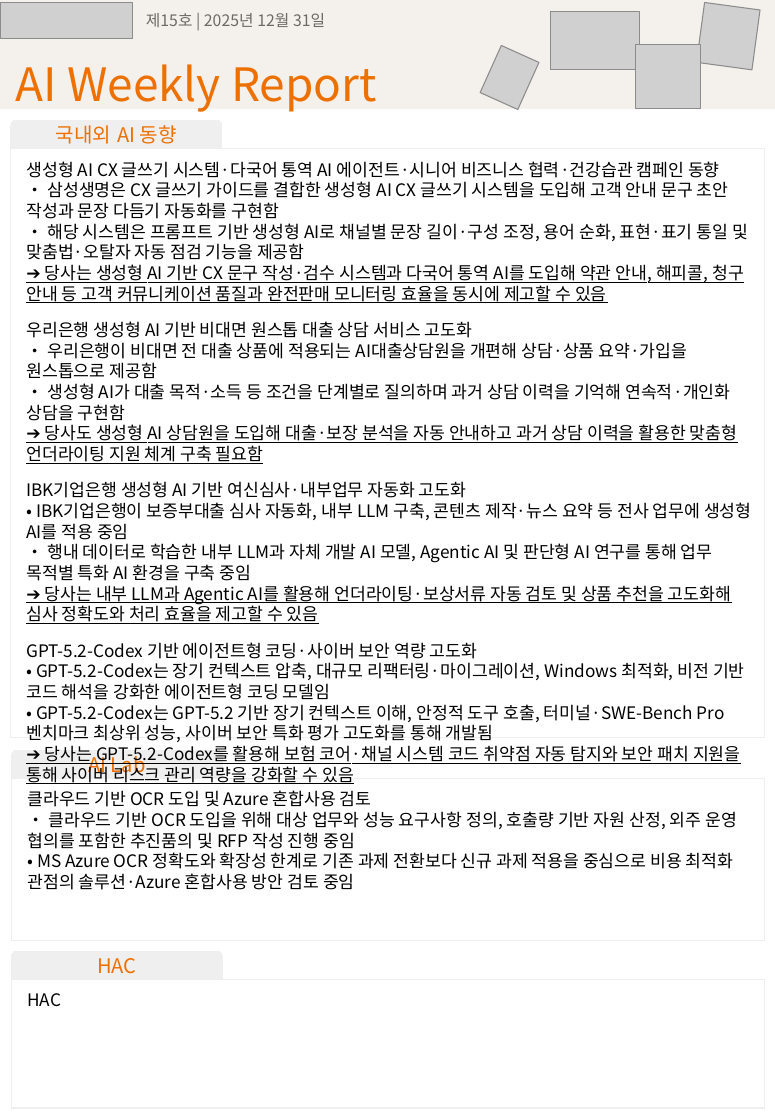
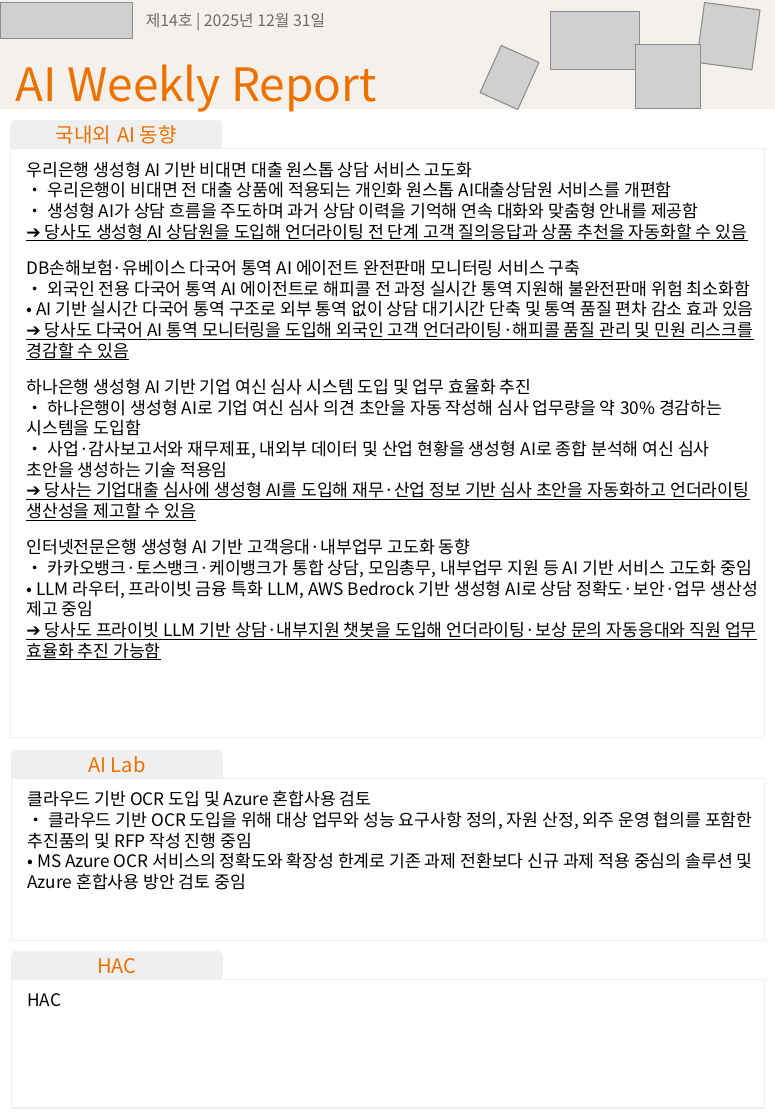
Before and after one commit to esthyj/ai-weekly-report, a slide deck: slide 1 of output.pptx. Drawn at 775x1120 pixels with LibreOffice and Linux fonts; fonts in the diff are those of the drawing; grey boxes stand for pictures. Boxes give left, top, right and bottom in pixels: in the first picture for what was removed or moved away, otherwise in the second. Text is boxed around its words. In the diff, an @@ line names an element or a change of style, - is before the commit and + after.

```diff
--- a/output.pptx
+++ b/output.pptx
@@ text at (146,13,325,27): text changed @@
-제15호 | 2025년 12월 31일
+제14호 | 2025년 12월 31일
@@ text at (26,161,757,660): text changed @@
-생성형 AI CX 글쓰기 시스템·다국어 통역 AI 에이전트·시니어 비즈니스 협력·건강습관 캠페인 동향
-• 삼성생명은 CX 글쓰기 가이드를 결합한 생성형 AI CX 글쓰기 시스템을 도입해 고객 안내 문구 초안 작성과 문장 다듬기 자동화를 구현함
-• 해당 시스템은 프롬프트 기반 생성형 AI로 채널별 문장 길이·구성 조정, 용어 순화, 표현·표기 통일 및 맞춤법·오탈자 자동 점검 기능을 제공함
-➔ 당사는 생성형 AI 기반 CX 문구 작성·검수 시스템과 다국어 통역 AI를 도입해 약관 안내, 해피콜, 청구 안내 등 고객 커뮤니케이션 품질과 완전판매 모니터링 효율을 동시에 제고할 수 있음
-우리은행 생성형 AI 기반 비대면 원스톱 대출 상담 서비스 고도화
-• 우리은행이 비대면 전 대출 상품에 적용되는 AI대출상담원을 개편해 상담·상품 요약·가입을 원스톱으로 제공함
-• 생성형 AI가 대출 목적·소득 등 조건을 단계별로 질의하며 과거 상담 이력을 기억해 연속적·개인화 상담을 구현함
-➔ 당사도 생성형 AI 상담원을 도입해 대출·보장 분석을 자동 안내하고 과거 상담 이력을 활용한 맞춤형 언더라이팅 지원 체계 구축 필요함
-IBK기업은행 생성형 AI 기반 여신심사·내부업무 자동화 고도화
-• IBK기업은행이 보증부대출 심사 자동화, 내부 LLM 구축, 콘텐츠 제작·뉴스 요약 등 전사 업무에 생성형 AI를 적용 중임
-• 행내 데이터로 학습한 내부 LLM과 자체 개발 AI 모델, Agentic AI 및 판단형 AI 연구를 통해 업무 목적별 특화 AI 환경을 구축 중임
-➔ 당사는 내부 LLM과 Agentic AI를 활용해 언더라이팅·보상서류 자동 검토 및 상품 추천을 고도화해 심사 정확도와 처리 효율을 제고할 수 있음
-GPT‑5.2-Codex 기반 에이전트형 코딩·사이버 보안 역량 고도화
-• GPT‑5.2-Codex는 장기 컨텍스트 압축, 대규모 리팩터링·마이그레이션, Windows 최적화, 비전 기반 코드 해석을 강화한 에이전트형 코딩 모델임
-• GPT‑5.2-Codex는 GPT‑5.2 기반 장기 컨텍스트 이해, 안정적 도구 호출, 터미널·SWE-Bench Pro 벤치마크 최상위 성능, 사이버 보안 특화 평가 고도화를 통해 개발됨
-➔ 당사는 GPT‑5.2-Codex를 활용해 보험 코어·채널 시스템 코드 취약점 자동 탐지와 보안 패치 지원을 통해 사이버 리스크 관리 역량을 강화할 수 있음
+우리은행 생성형 AI 기반 비대면 대출 원스톱 상담 서비스 고도화
+• 우리은행이 비대면 전 대출 상품에 적용되는 개인화 원스톱 AI대출상담원 서비스를 개편함
+• 생성형 AI가 상담 흐름을 주도하며 과거 상담 이력을 기억해 연속 대화와 맞춤형 안내를 제공함
+➔ 당사도 생성형 AI 상담원을 도입해 언더라이팅 전 단계 고객 질의응답과 상품 추천을 자동화할 수 있음
+DB손해보험·유베이스 다국어 통역 AI 에이전트 완전판매 모니터링 서비스 구축
+• 외국인 전용 다국어 통역 AI 에이전트로 해피콜 전 과정 실시간 통역 지원해 불완전판매 위험 최소화함
+• AI 기반 실시간 다국어 통역 구조로 외부 통역 없이 상담 대기시간 단축 및 통역 품질 편차 감소 효과 있음
+➔ 당사도 다국어 AI 통역 모니터링을 도입해 외국인 고객 언더라이팅·해피콜 품질 관리 및 민원 리스크를 경감할 수 있음
+하나은행 생성형 AI 기반 기업 여신 심사 시스템 도입 및 업무 효율화 추진
+• 하나은행이 생성형 AI로 기업 여신 심사 의견 초안을 자동 작성해 심사 업무량을 약 30% 경감하는 시스템을 도입함
+• 사업·감사보고서와 재무제표, 내외부 데이터 및 산업 현황을 생성형 AI로 종합 분석해 여신 심사 초안을 생성하는 기술 적용임
+➔ 당사는 기업대출 심사에 생성형 AI를 도입해 재무·산업 정보 기반 심사 초안을 자동화하고 언더라이팅 생산성을 제고할 수 있음
+인터넷전문은행 생성형 AI 기반 고객응대·내부업무 고도화 동향
+• 카카오뱅크·토스뱅크·케이뱅크가 통합 상담, 모임총무, 내부업무 지원 등 AI 기반 서비스 고도화 중임
+• LLM 라우터, 프라이빗 금융 특화 LLM, AWS Bedrock 기반 생성형 AI로 상담 정확도·보안·업무 생산성 제고 중임
+➔ 당사도 프라이빗 LLM 기반 상담·내부지원 챗봇을 도입해 언더라이팅·보상 문의 자동응대와 직원 업무 효율화 추진 가능함
@@ text at (27,811,753,890): text changed @@
-• 클라우드 기반 OCR 도입을 위해 대상 업무와 성능 요구사항 정의, 호출량 기반 자원 산정, 외주 운영 협의를 포함한 추진품의 및 RFP 작성 진행 중임
-• MS Azure OCR 정확도와 확장성 한계로 기존 과제 전환보다 신규 과제 적용을 중심으로 비용 최적화 관점의 솔루션·Azure 혼합사용 방안 검토 중임
+• 클라우드 기반 OCR 도입을 위해 대상 업무와 성능 요구사항 정의, 자원 산정, 외주 운영 협의를 포함한 추진품의 및 RFP 작성 진행 중임
+• MS Azure OCR 서비스의 정확도와 확장성 한계로 기존 과제 전환보다 신규 과제 적용 중심의 솔루션 및 Azure 혼합사용 방안 검토 중임
```
Also in this commit, not shown: 9 other files.
